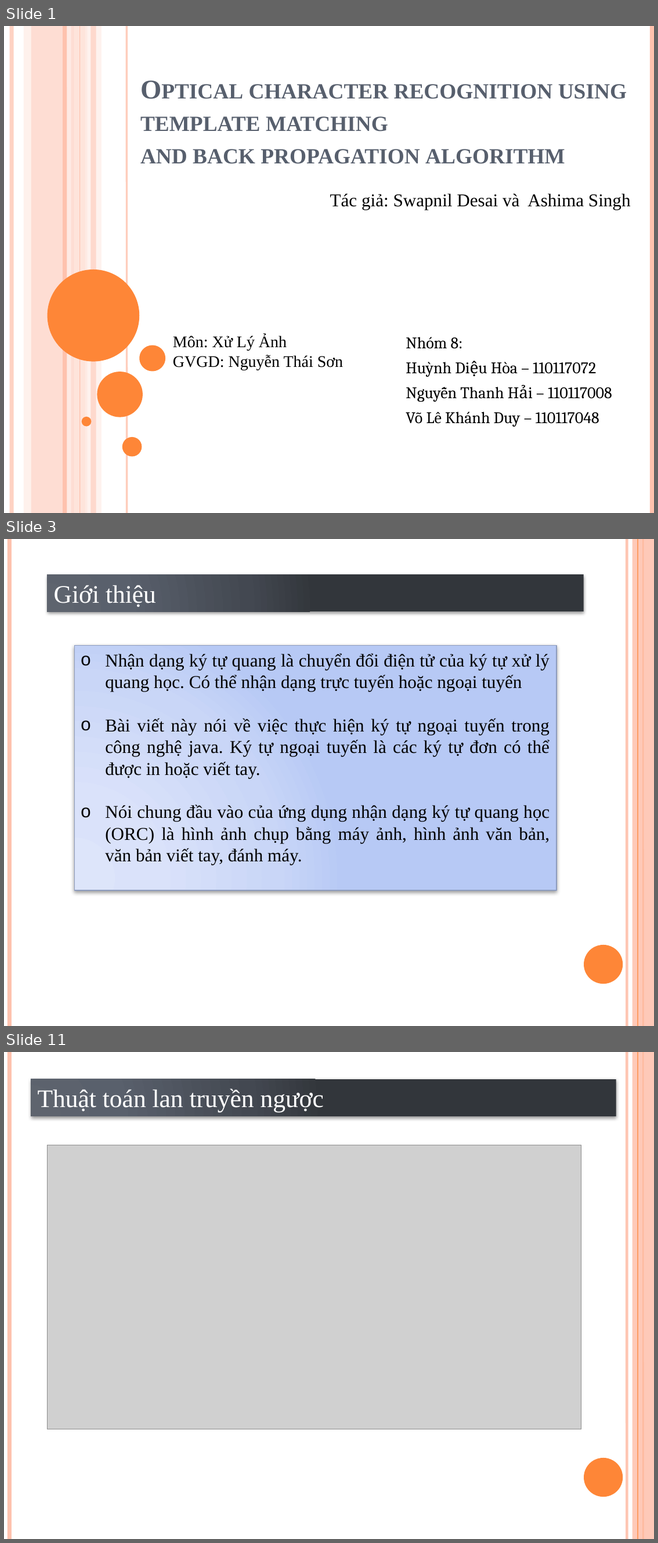
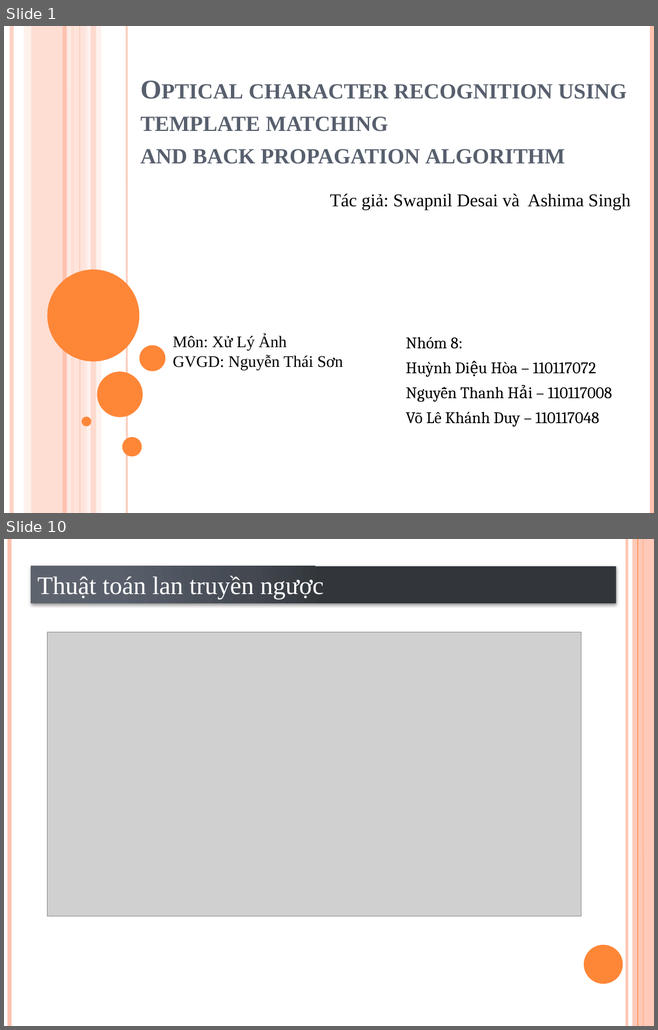
Before and after one commit to VoLeKhanhDuy/Xu_Ly_Anh, a slide deck: Optical character recognition using template matching.pptx. Shown one above the other, each under a label of ours: slides 1, 3 and 11 before the commit, slides 1 and 10 after it; the slides between them are not shown. The pictures are 658x1543 and 658x1030 pixels, drawn with LibreOffice and Linux fonts; fonts in the diff are those of the drawing; grey boxes stand for pictures. Boxes give left, top, right and bottom in pixels: in the first picture for what was removed or moved away, otherwise in the second. Text is boxed around its words. In the diff, an @@ line names an element or a change of style, - is before the commit and + after.

```diff
--- a/Optical character recognition using template matching.pptx
+++ b/Optical character recognition using template matching.pptx
@@ slide 3 removed at <box>4,539,654,1026</box>, background #FFFFFF; not listed: 6 template elements that a slide beside it also shows @@
@@ rectangle removed at <box>48,575,583,611</box> @@
-Giới thiệu
@@ rectangle removed at <box>74,646,556,890</box> @@
-o Nhận dạng ký tự quang là chuyển đổi điện tử của ký tự xử lý quang học. Có thể nhận dạng trực tuyến hoặc ngoại tuyến
-o Bài viết này nói về việc thực hiện ký tự ngoại tuyến trong công nghệ java. Ký tự ngoại tuyến là các ký tự đơn có thể được in hoặc viết tay.
-o Nói chung đầu vào của ứng dụng nhận dạng ký tự quang học (ORC) là hình ảnh chụp bằng máy ảnh, hình ảnh văn bản, văn bản viết tay, đánh máy.
@@ what was slide 11 is now slide 10 @@
```
Also in this commit, not shown: 2 slides changed, 7 slides added, 10 other slides removed, 9 other files.
